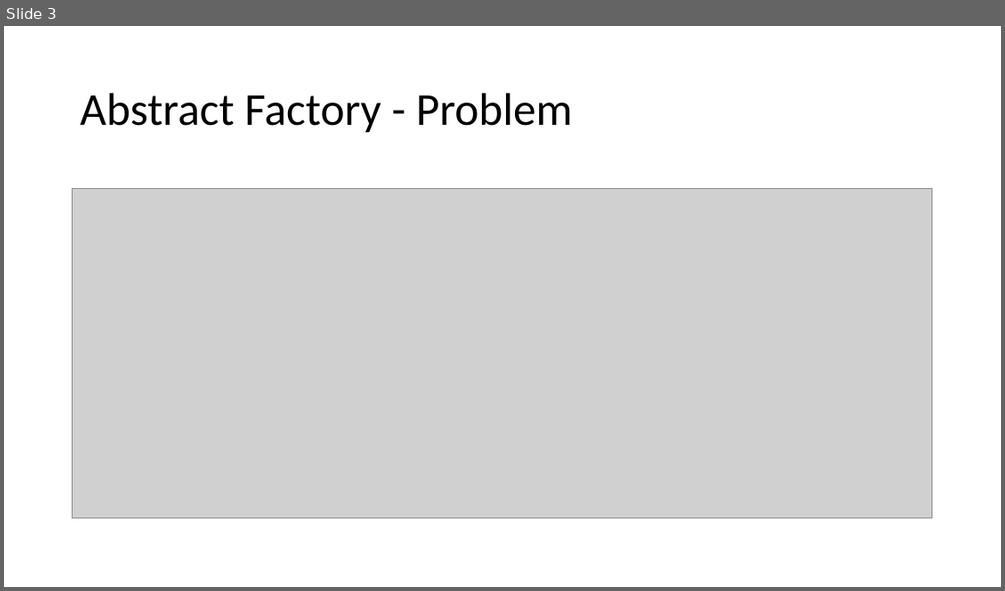
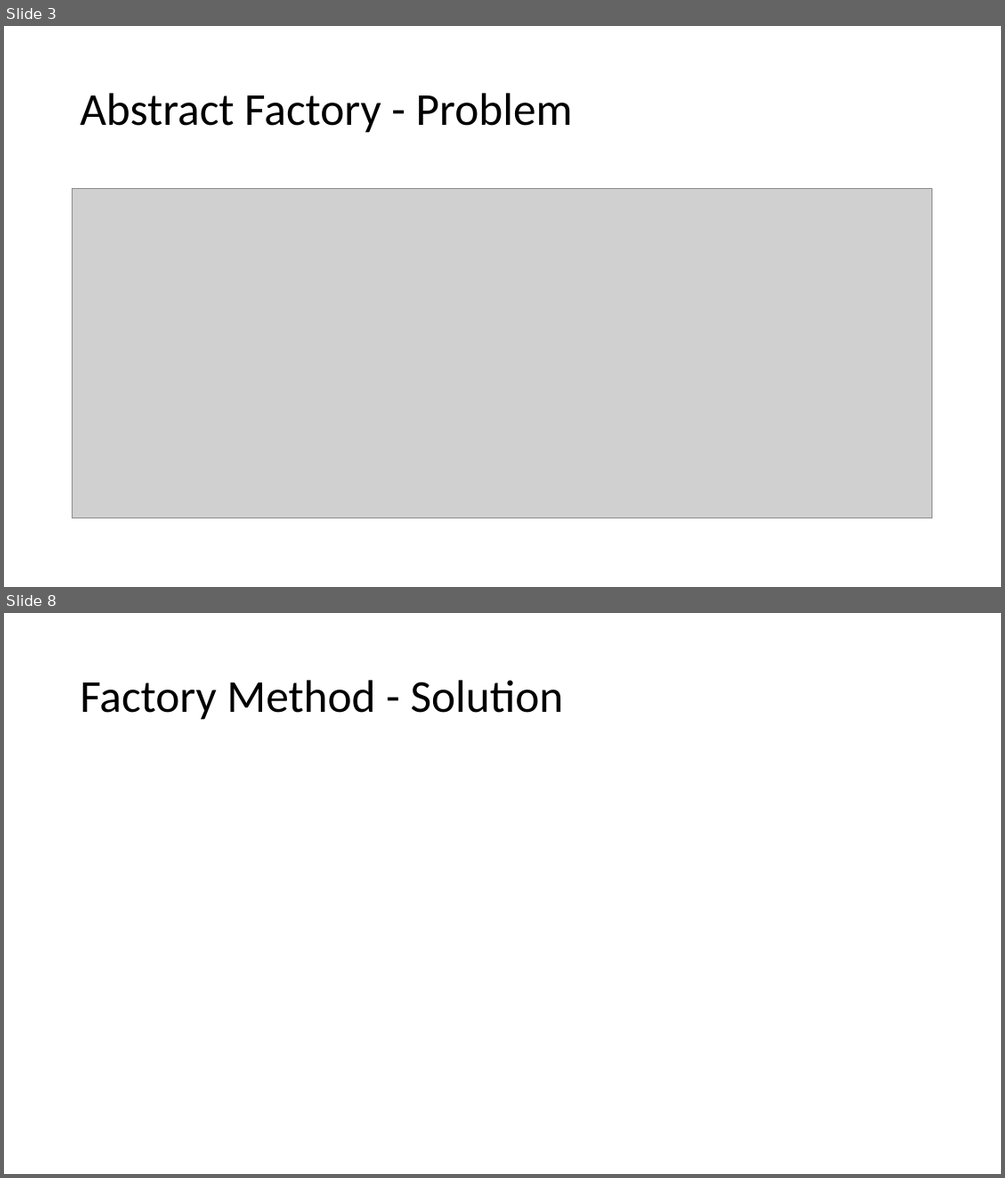
Before and after one commit to lzbair/OO-Paradigm, a slide deck: design-patterns/introduction.pptx. Shown one above the other, each under a label of ours: slide 3 before the commit, slides 3 and 8 after it; the slides between them are not shown. The pictures are 1005x591 and 1005x1178 pixels, drawn with LibreOffice and Linux fonts; fonts in the diff are those of the drawing; grey boxes stand for pictures. Boxes give left, top, right and bottom in pixels: in the first picture for what was removed or moved away, otherwise in the second. Text is boxed around its words. In the diff, an @@ line names an element or a change of style, - is before the commit and + after.

Commit message:
Factory Method

```diff
--- a/design-patterns/introduction.pptx
+++ b/design-patterns/introduction.pptx
@@ slide 8 added at (4, 613, 1001, 1174), background #FFFFFF @@
@@ text added at (80, 680, 564, 720), 44 pt, text #000000 @@
+Factory Method - Solution
```
Also in this commit, not shown: 6 other slides added, 20 other files.
